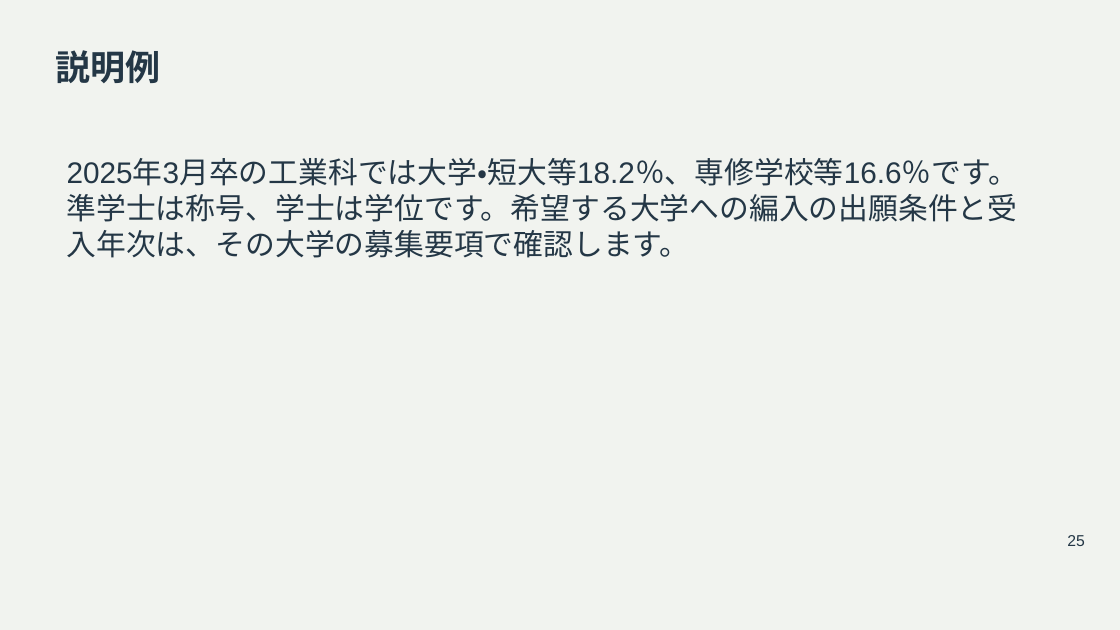
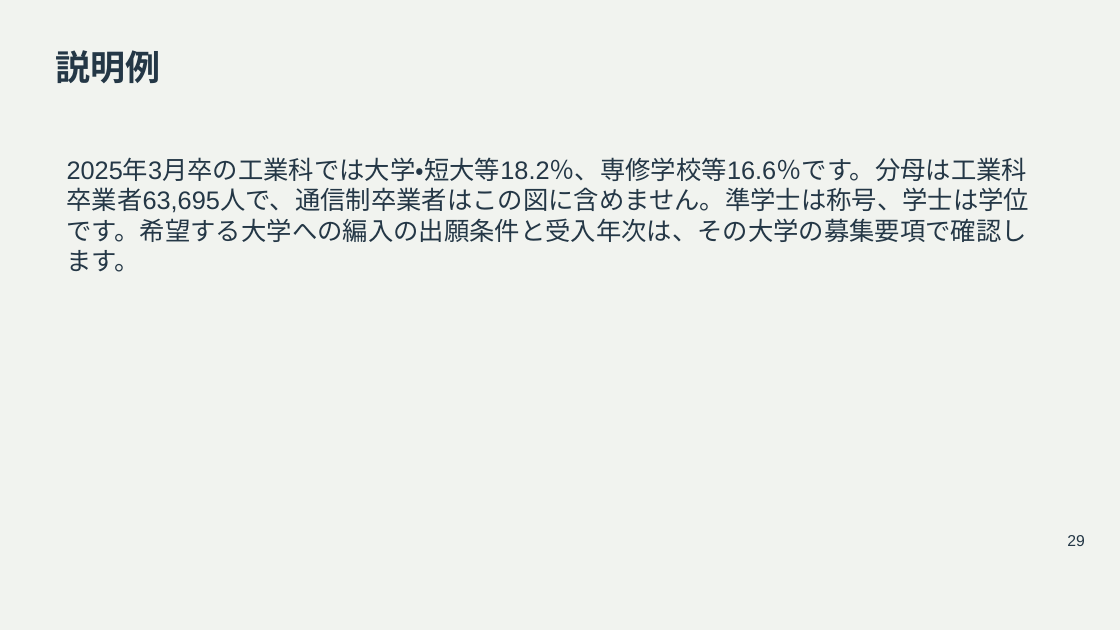
Before and after one commit to zooc-14calbp/industrial-education-ii, a slide deck: slide 29 of reorganized/20261105/main/08/slides.pptx (slide 25 before the commit). Drawn at 1120x630 pixels with LibreOffice and Linux fonts; fonts in the diff are those of the drawing. Boxes give left, top, right and bottom in pixels: in the first picture for what was removed or moved away, otherwise in the second. Text is boxed around its words. In the diff, an @@ line names an element or a change of style, - is before the commit and + after.

```diff
--- a/reorganized/20261105/main/08/slides.pptx
+++ b/reorganized/20261105/main/08/slides.pptx
@@ text at [67, 158, 1030, 272]: text changed; size 25.5 to 21.8 pt @@
-2025年3月卒の工業科では大学・短大等18.2％、専修学校等16.6％です。準学士は称号、学士は学位です。希望する大学への編入の出願条件と受入年次は、その大学の募集要項で確認します。
+2025年3月卒の工業科では大学・短大等18.2％、専修学校等16.6％です。分母は工業科卒業者63,695人で、通信制卒業者はこの図に含めません。準学士は称号、学士は学位です。希望する大学への編入の出願条件と受入年次は、その大学の募集要項で確認します。
@@ text at [1067, 535, 1084, 546]: text changed @@
-25
+29
```
Also in this commit, not shown: 14 other slides changed, 6 slides added, 20 other files.
